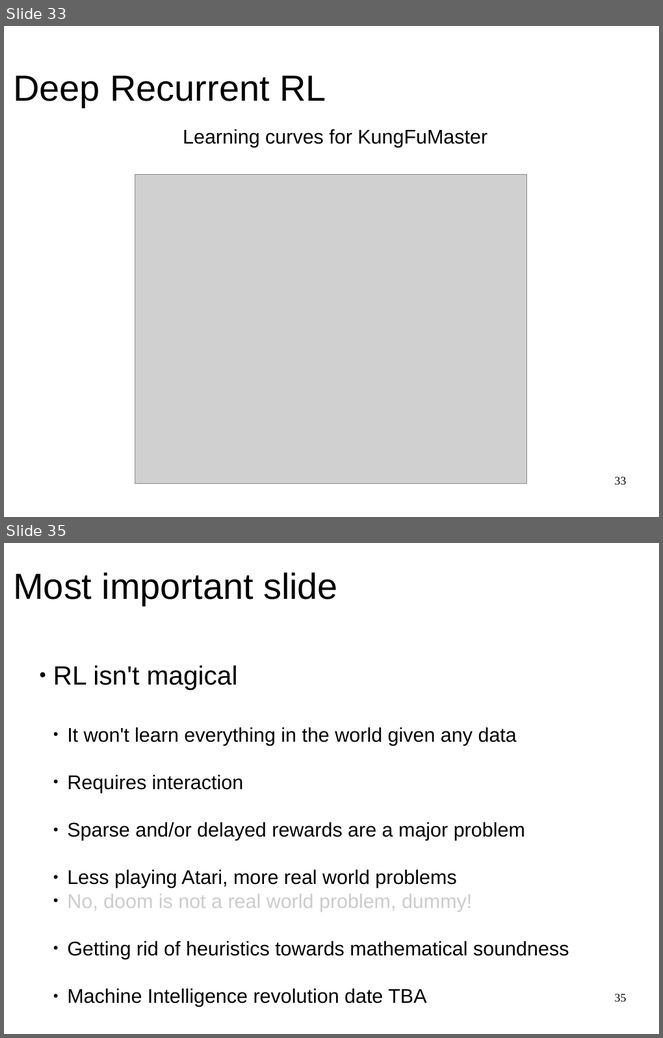
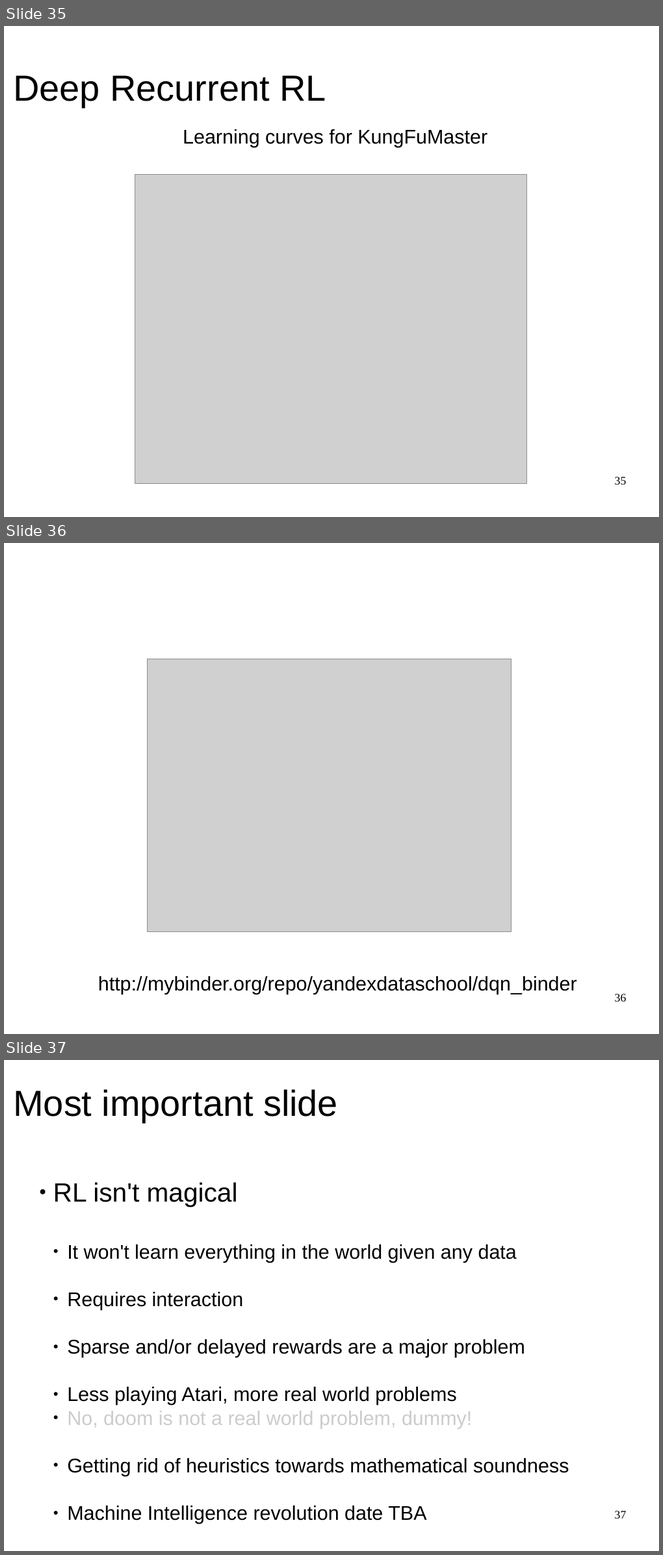
Before and after one commit to yandexdataschool/dqn_binder, a slide deck: slides.odp. Shown one above the other, each under a label of ours: slides 33 and 35 before the commit, slides 35, 36 and 37 after it; the slides between them are not shown. The pictures are 663x1038 and 663x1555 pixels, drawn with LibreOffice and Linux fonts; fonts in the diff are those of the drawing; grey boxes stand for pictures. Boxes give left, top, right and bottom in pixels: in the first picture for what was removed or moved away, otherwise in the second. Text is boxed around its words. In the diff, an @@ line names an element or a change of style, - is before the commit and + after.

```diff
--- a/slides.odp
+++ b/slides.odp
@@ slide 36 added at box(4, 543, 659, 1034), background #FFFFFF @@
@@ picture added at box(147, 659, 512, 932) @@
@@ text added at box(98, 977, 577, 995), 24 pt, text #000000 @@
+http://mybinder.org/repo/yandexdataschool/dqn_binder
@@ page number added at box(615, 994, 627, 1002), 14 pt, text #000000 @@
+36
@@ what was slide 33 is now slide 35 @@
@@ page number at box(615, 477, 627, 485): text changed @@
-33
+35
@@ what was slide 35 is now slide 37 @@
@@ page number at box(615, 1511, 627, 1519): text changed @@
-35
+37
```
Also in this commit, not shown: 2 slides changed, 2 other slides added, 1 slide removed, 2 other files.
